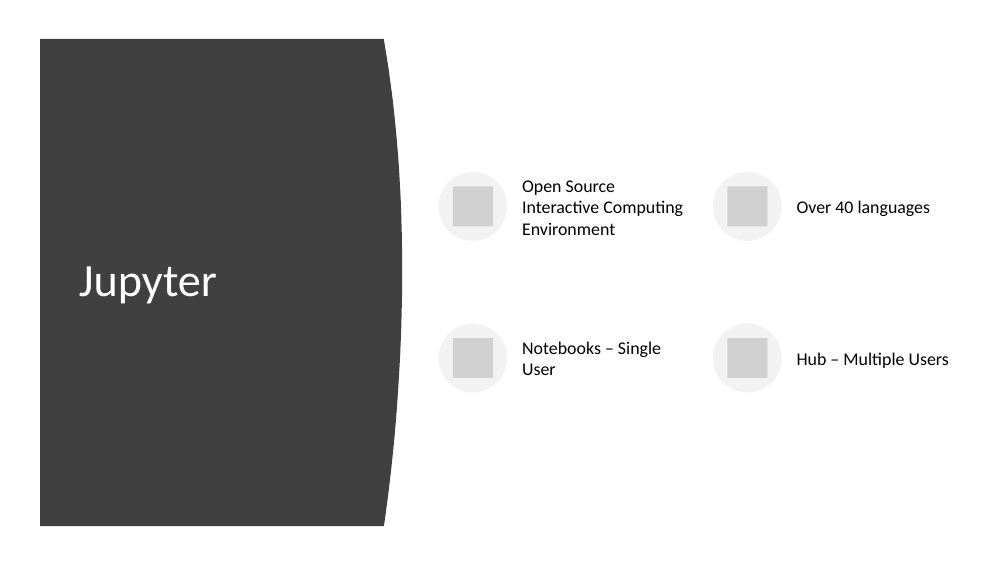
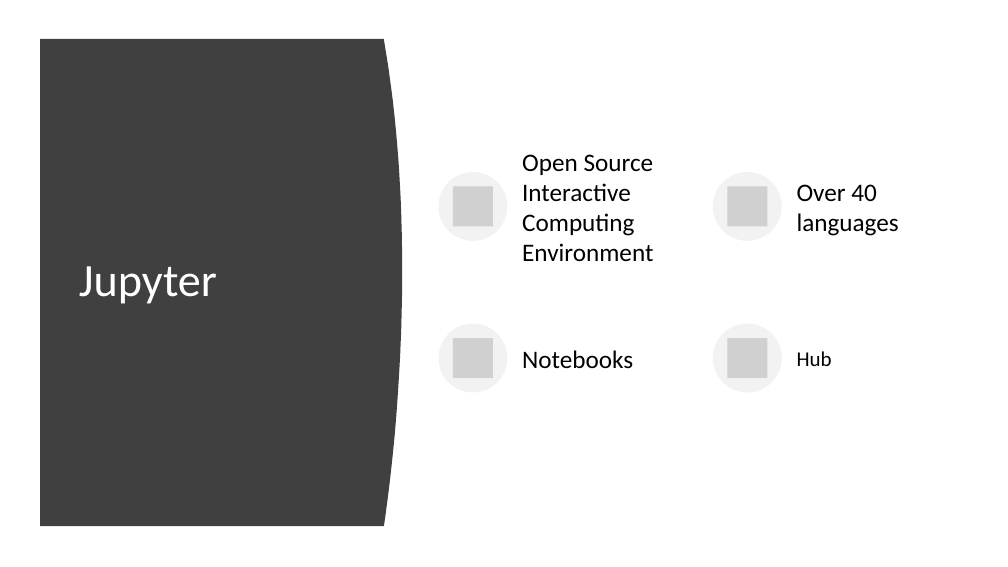
Before and after one commit to lqdev/Presentations, a slide deck: slide 11 of SouthernFriedFSharp2019/slides/GettingStartedFsJupyterNotebooks.pptx. Drawn at 1008x567 pixels with LibreOffice and Linux fonts; fonts in the diff are those of the drawing; grey boxes stand for pictures. Boxes give left, top, right and bottom in pixels: in the first picture for what was removed or moved away, otherwise in the second. Text is boxed around its words. In the diff, an @@ line names an element or a change of style, - is before the commit and + after.

```diff
--- a/SouthernFriedFSharp2019/slides/GettingStartedFsJupyterNotebooks.pptx
+++ b/SouthernFriedFSharp2019/slides/GettingStartedFsJupyterNotebooks.pptx
@@ text "Open Source Interactive Computing Environment" at (522,154,654,261): size 17 to 24 pt; more space between paragraphs @@
@@ text "Over 40 languages" at (797,184,899,236): size 17 to 24 pt; more space between paragraphs @@
@@ text at (522,350,633,368): text changed; size 17 to 24 pt @@
-Notebooks – Single User
+Notebooks
@@ text at (797,351,832,366): text changed; size 17 to 20 pt @@
-Hub – Multiple Users
+Hub
```
Also in this commit, not shown: 5 other slides changed, 3 slides added, 27 other files.
